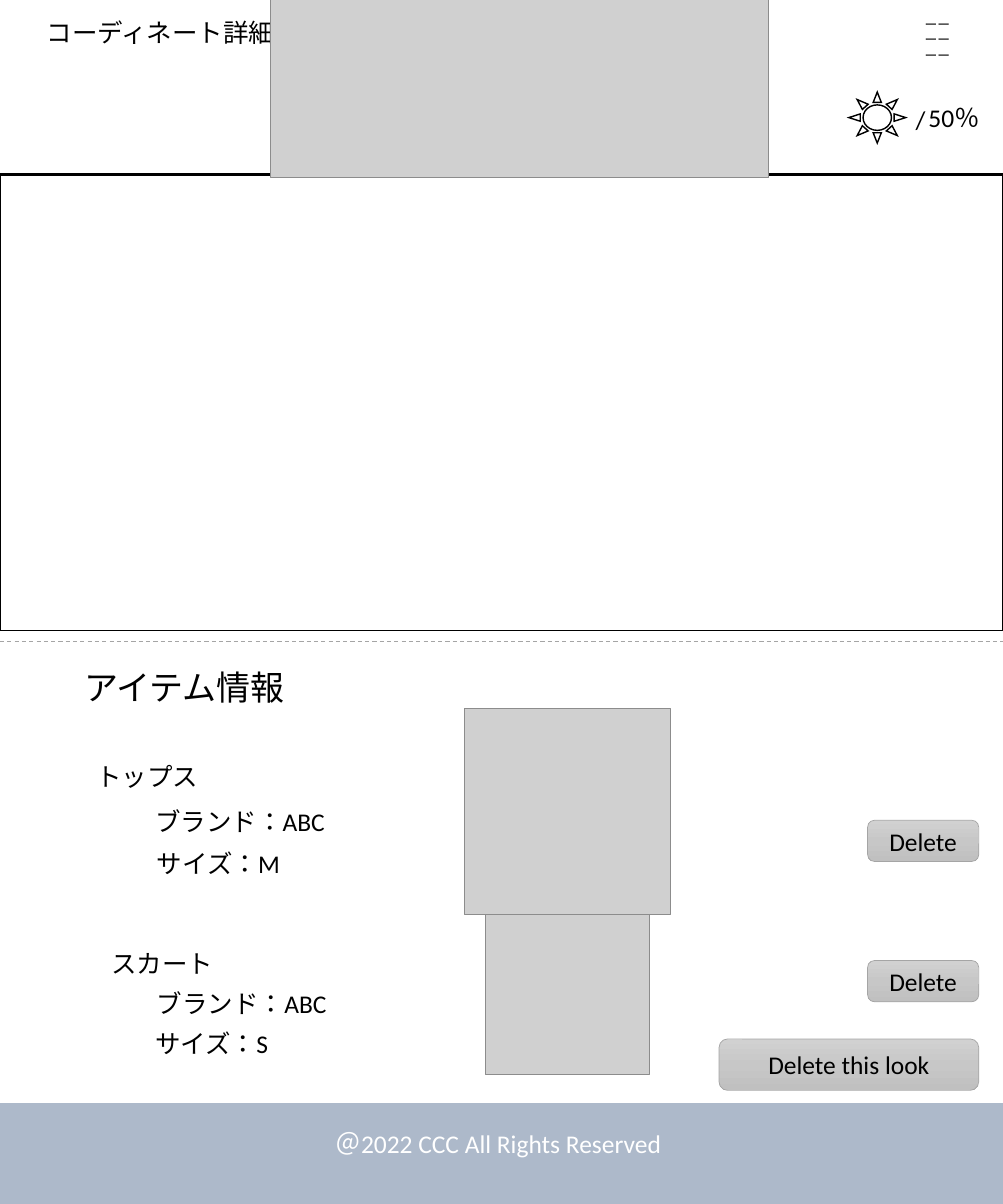
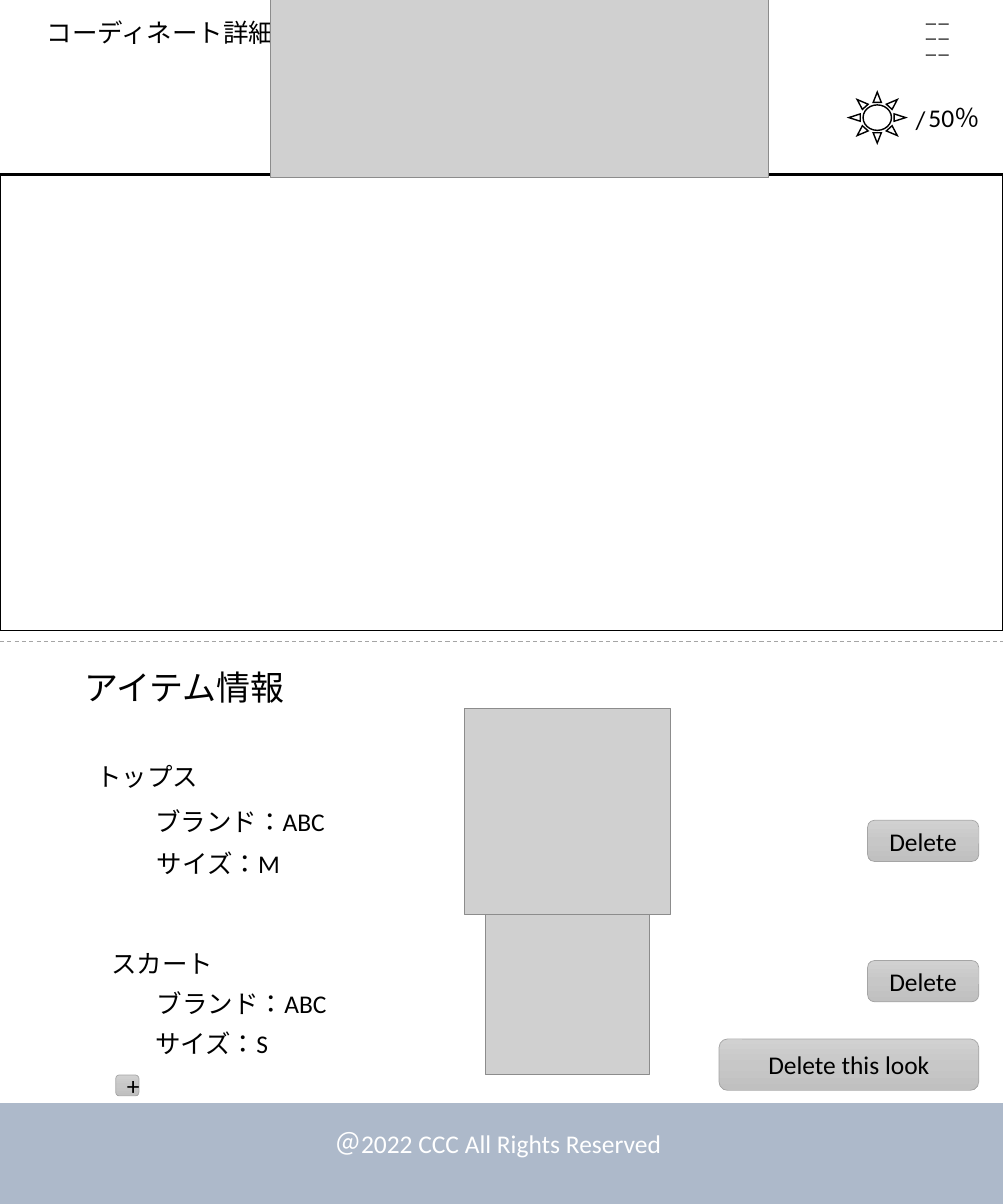
Before and after one commit to dojo2022/E-4, a slide deck: slide 10 of doc/デザイン.pptx. Drawn at 1003x1204 pixels with LibreOffice and Linux fonts; fonts in the diff are those of the drawing; grey boxes stand for pictures. Boxes give left, top, right and bottom in pixels: in the first picture for what was removed or moved away, otherwise in the second. Text is boxed around its words. In the diff, an @@ line names an element or a change of style, - is before the commit and + after.

```diff
--- a/doc/デザイン.pptx
+++ b/doc/デザイン.pptx
@@ rounded rectangle added at [116,1075,140,1096], fill gradient #D2D2D2 to #C8C8C8 to #C0C0C0, outline #A5A5A5 0.5 pt, 18 pt, text #000000 @@
++
```
Also in this commit, not shown: 2 other slides changed.
